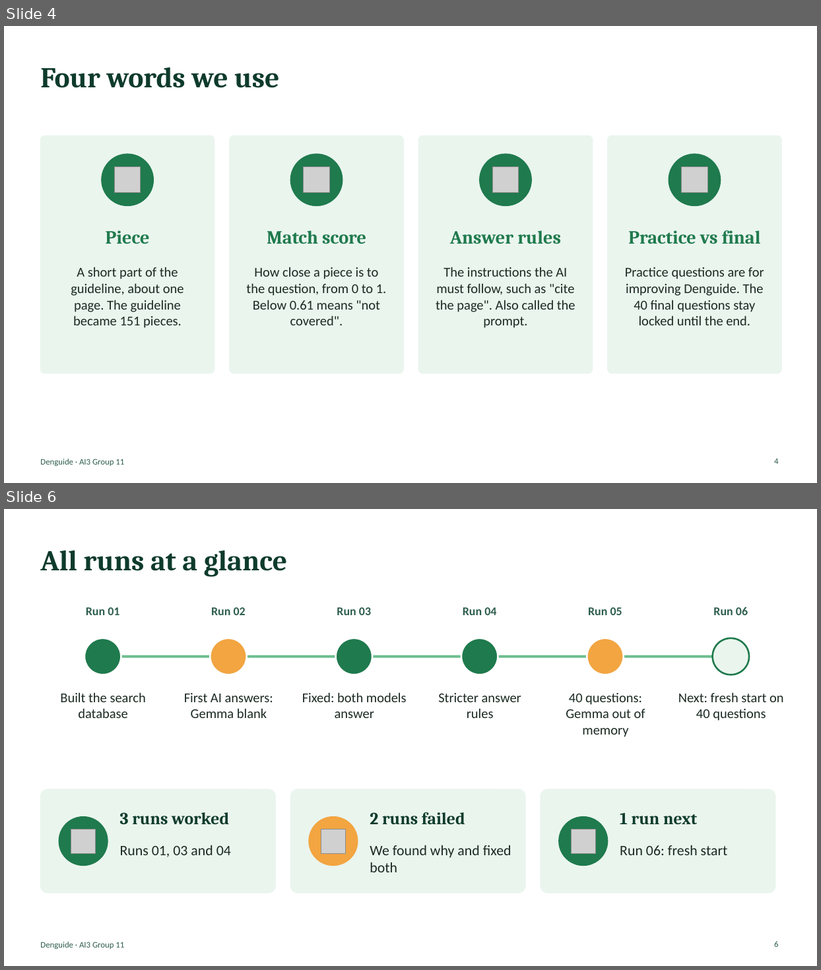
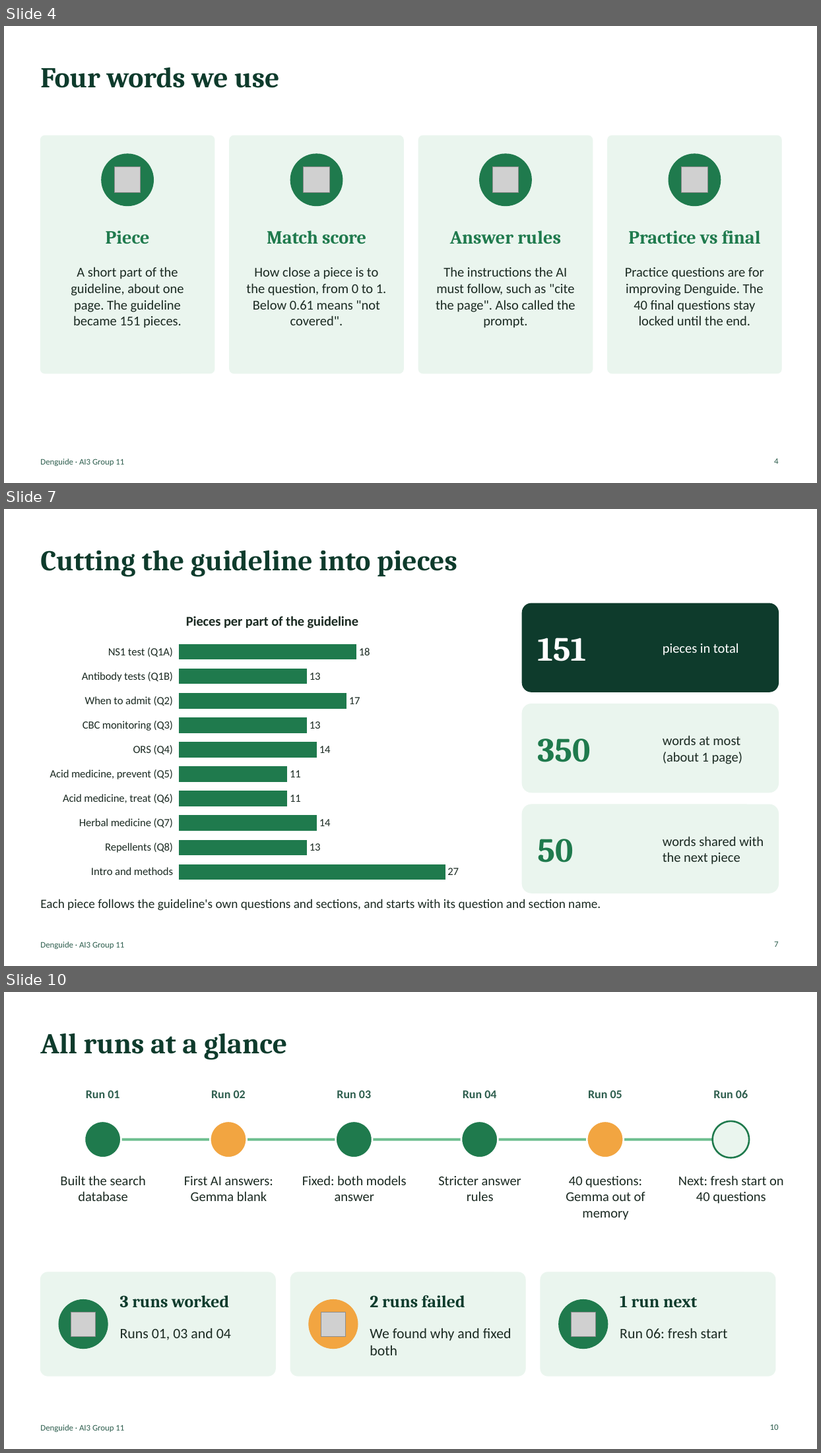
Before and after one commit to IBANNN/denguide, a slide deck: docs/Denguide_Progress_Deck_Check2.pptx. Shown one above the other, each under a label of ours: slides 4 and 6 before the commit, slides 4, 7 and 10 after it; the slides between them are not shown. The pictures are 821x970 and 821x1453 pixels, drawn with LibreOffice and Linux fonts; fonts in the diff are those of the drawing; grey boxes stand for pictures. Boxes give left, top, right and bottom in pixels: in the first picture for what was removed or moved away, otherwise in the second. Text is boxed around its words. In the diff, an @@ line names an element or a change of style, - is before the commit and + after.

Commit message:
Progress deck: cleaning, pieces, metrics and sample-run slides; log issue I-14

```diff
--- a/docs/Denguide_Progress_Deck_Check2.pptx
+++ b/docs/Denguide_Progress_Deck_Check2.pptx
@@ slide 7 added at [4, 509, 817, 966], background #FFFFFF; not listed: 1 template element that a slide beside it also shows @@
@@ text added at [40, 550, 457, 577], 34 pt, text #0E3B2C, bold @@
+Cutting the guideline into pieces
@@ bar chart added at [40, 601, 504, 890] @@
+title "Pieces per part of the guideline"
+categories: Intro and methods, Repellents (Q8), Herbal medicine (Q7), Acid medicine, treat (Q6), Acid medicine, prevent (Q5), ORS (Q4), CBC monitoring (Q3), When to admit (Q2), Antibody tests (Q1B), NS1 test (Q1A)
+Series 1: 27, 13, 14, 11, 11, 14, 13, 17, 13, 18
@@ rounded rectangle added at [523, 603, 779, 692], fill #0E3B2C, outline #0E3B2C 1 pt @@
@@ text added at [537, 638, 586, 661], 40 pt, text #FFFFFF, bold @@
+151
@@ text added at [663, 643, 739, 656], 16 pt, text #FFFFFF @@
+pieces in total
@@ rounded rectangle added at [523, 704, 779, 793], fill #EAF5EE, outline #EAF5EE 1 pt @@
@@ text added at [537, 739, 590, 762], 40 pt, text #1F7A4D, bold @@
+350
@@ text added at [663, 735, 743, 764], 16 pt, text #1B2A22 @@
+words at most (about 1 page)
@@ rounded rectangle added at [523, 805, 779, 893], fill #EAF5EE, outline #EAF5EE 1 pt @@
@@ text added at [537, 839, 573, 863], 40 pt, text #1F7A4D, bold @@
+50
@@ text added at [663, 836, 764, 865], 16 pt, text #1B2A22 @@
+words shared with the next piece
@@ text added at [40, 899, 601, 911], 15 pt, text #1B2A22 @@
+Each piece follows the guideline's own questions and sections, and starts with its question and section name.
@@ page number added at [774, 941, 778, 947], 10 pt, text #2E5E4E @@
+7
@@ what was slide 6 is now slide 10 @@
@@ page number at [770, 1424, 779, 1430]: text changed @@
-6
+10
```
Also in this commit, not shown: 1 slide changed, 6 other slides added, 1 other file.
